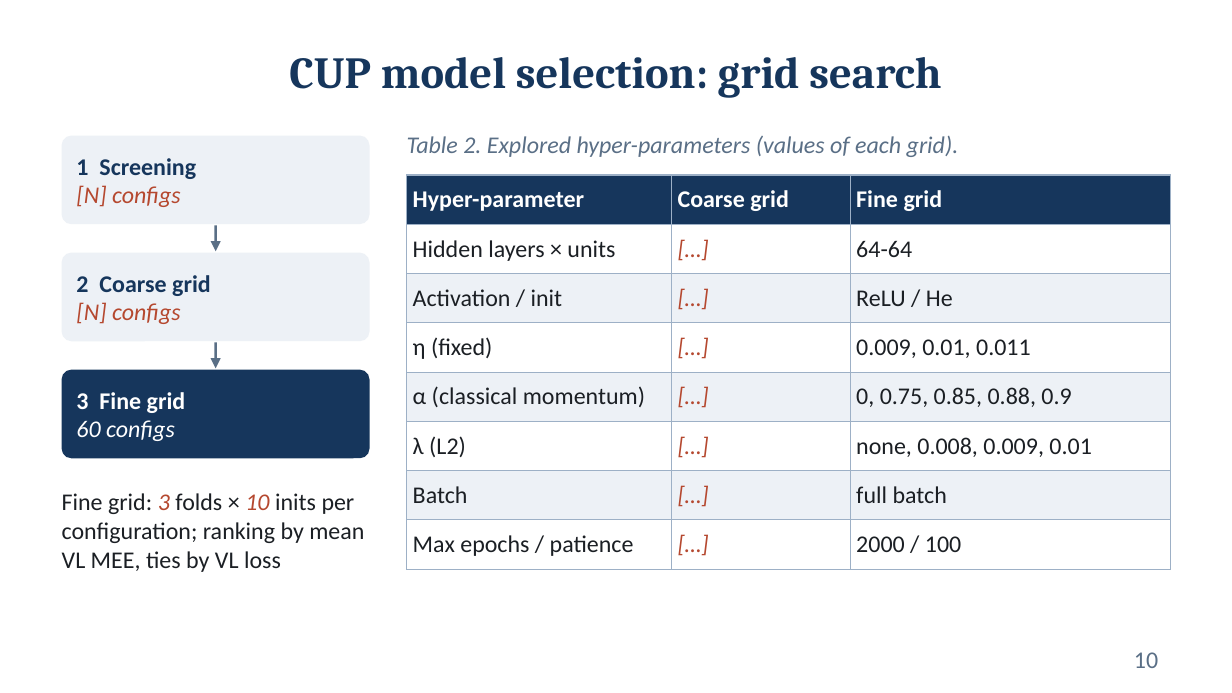
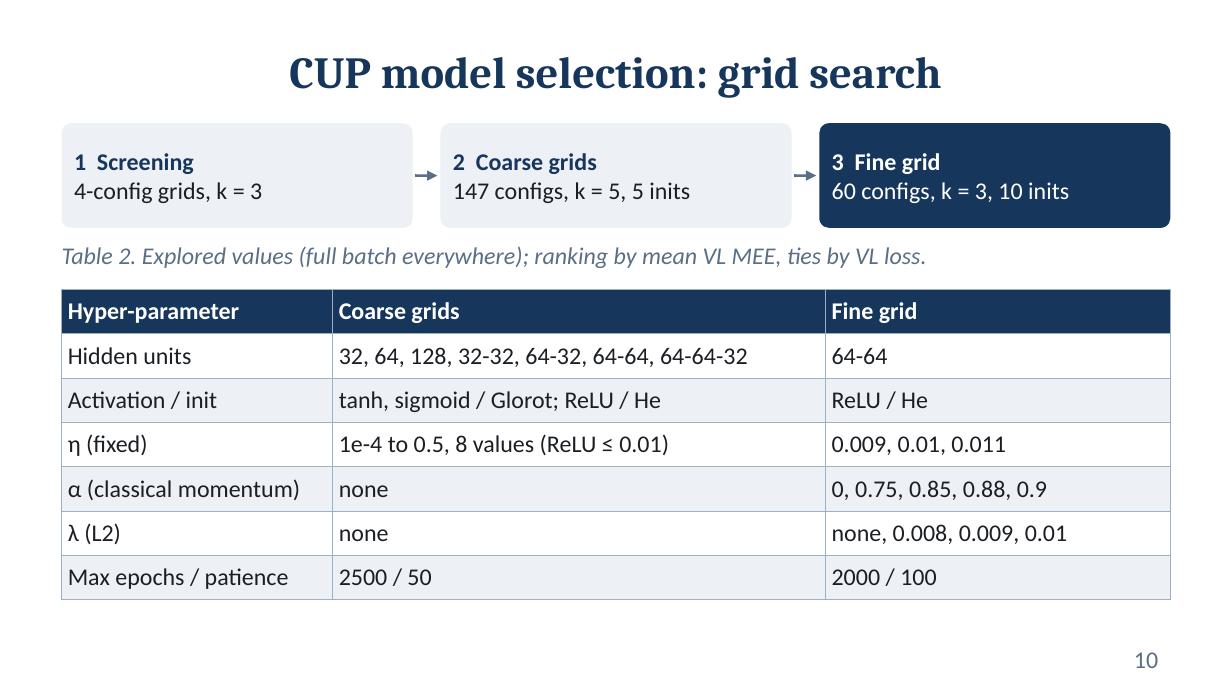
Before and after one commit to Fred-ef/ml_proj, a slide deck: slide 10 of Federico_Cristofaro_ML-2025_slides.pptx. Drawn at 1232x693 pixels with LibreOffice and Linux fonts; fonts in the diff are those of the drawing. Boxes give left, top, right and bottom in pixels: in the first picture for what was removed or moved away, otherwise in the second. Text is boxed around its words. In the diff, an @@ line names an element or a change of style, - is before the commit and + after.

```diff
--- a/Federico_Cristofaro_ML-2025_slides.pptx
+++ b/Federico_Cristofaro_ML-2025_slides.pptx
@@ rounded rectangle: place and size @@
-rounded rectangle at (62,136,370,224)
+rounded rectangle at (62,123,413,228)
@@ text removed at (407,136,959,157) @@
-Table 2. Explored hyper-parameters (values of each grid).
@@ rounded rectangle: place and size @@
-rounded rectangle at (62,253,370,341)
+rounded rectangle at (441,123,792,228)
@@ proportions changed in 3 elements at (62,123,413,228), (441,123,792,228), (819,123,1170,228) @@
@@ rounded rectangle: place and size @@
-rounded rectangle at (62,370,370,458)
+rounded rectangle at (819,123,1170,228)
@@ text "3 Fine grid": place and size @@
-text "3 Fine grid" at (76,392,186,441)
+text "3 Fine grid" at (832,153,1069,203)
@@ arrow moved from (216, 225) - (216, 251) to (415, 176) - (437, 176) @@
@@ text at (453,153,690,203): text changed; text colour #16365C to #1B1F24; bold off @@
-2 Coarse grid
-[N] configs
+2 Coarse grids
+147 configs, k = 5, 5 inits
@@ arrow moved from (216, 342) - (216, 368) to (795, 176) - (816, 176) @@
@@ text at (74,182,262,203): text changed; text colour #B5482F to #1B1F24; italic off @@
-[N] configs
+4-config grids, k = 3
@@ text at (832,182,1069,203): text changed; italic off @@
-60 configs
+60 configs, k = 3, 10 inits
@@ text at (62,247,927,268): text changed; text colour #1B1F24 to #5A6F86; italic on @@
-Fine grid: 3 folds × 10 inits per configuration; ranking by mean VL MEE, ties by VL loss
+Table 2. Explored values (full batch everywhere); ranking by mean VL MEE, ties by VL loss.
@@ table at (62,290,1170,593) @@
-row 1: Hyper-parameter | Coarse grid | Fine grid
-row 2: Hidden layers × units | […] | 64-64
-row 3: Activation / init | […] | ReLU / He
-row 4: η (fixed) | […] | 0.009, 0.01, 0.011
-row 5: α (classical momentum) | […] | 0, 0.75, 0.85, 0.88, 0.9
-row 6: λ (L2) | […] | none, 0.008, 0.009, 0.01
-row 7: Batch | […] | full batch
-row 8: Max epochs / patience | […] | 2000 / 100
+row 1: Hyper-parameter | Coarse grids | Fine grid
+row 2: Hidden units | 32, 64, 128, 32-32, 64-32, 64-64, 64-64-32 | 64-64
+row 3: Activation / init | tanh, sigmoid / Glorot; ReLU / He | ReLU / He
+row 4: η (fixed) | 1e-4 to 0.5, 8 values (ReLU ≤ 0.01) | 0.009, 0.01, 0.011
+row 5: α (classical momentum) | none | 0, 0.75, 0.85, 0.88, 0.9
+row 6: λ (L2) | none | none, 0.008, 0.009, 0.01
+row 7: Max epochs / patience | 2500 / 50 | 2000 / 100
@@ table: place and size @@
-table at (407,175,1170,560)
+table at (62,290,1170,593)
```
Also in this commit, not shown: 9 other slides changed, 5 slides added, 10 slides removed, 1 other file.
